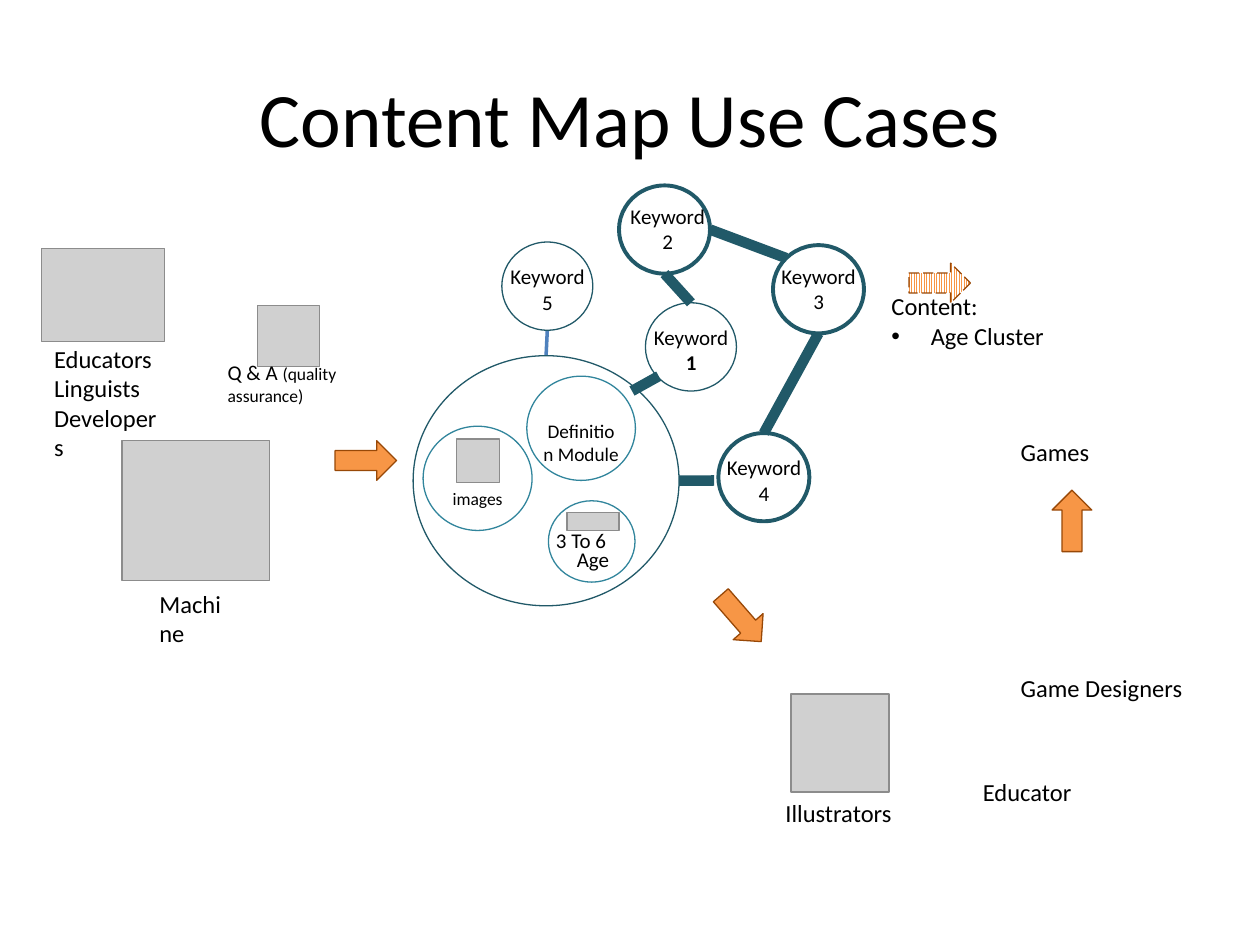
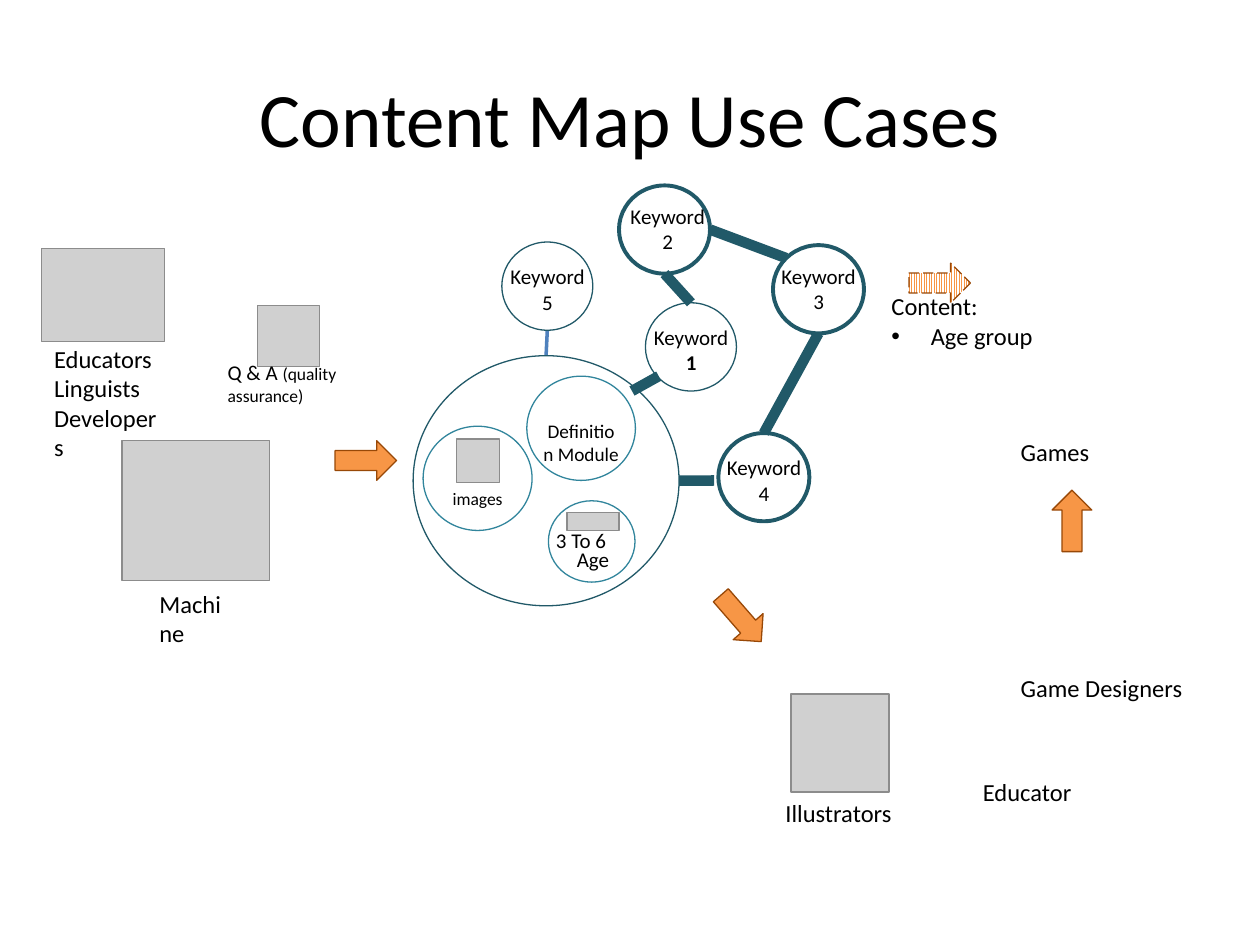
Before and after one commit to itaylivni/tapNotions, a slide deck: slide 2 of Specs/ProductUserCase.pptx. Drawn at 1260x945 pixels with LibreOffice and Linux fonts; fonts in the diff are those of the drawing; grey boxes stand for pictures. Boxes give left, top, right and bottom in pixels: in the first picture for what was removed or moved away, otherwise in the second. Text is boxed around its words. In the diff, an @@ line names an element or a change of style, - is before the commit and + after.

```diff
--- a/Specs/ProductUserCase.pptx
+++ b/Specs/ProductUserCase.pptx
@@ text at <box>931,329,1032,350</box>: text changed @@
-• Age Cluster
+• Age group
```
Also in this commit, not shown: 3 other files.
